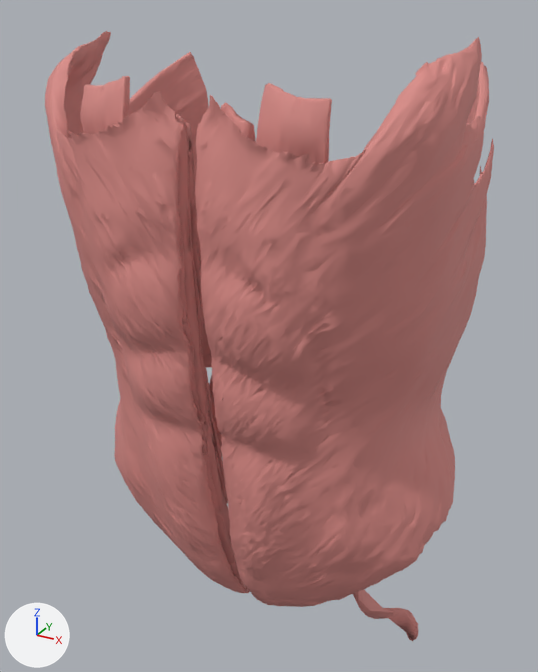
Two versions of the glTF model public/models/muscles-abdomen.lo.glb, one commit apart.
Both versions are drawn from a 50 mm lens placed at (0.233, -0.541, 1.225), pointed at (-0.006, -0.106, 1.008). The lights are fixed; the arrows at lower left show +X, +Y and +Z. The older version comes first. Mesh edges are drawn as thin lines on the coarser meshes. Where no turn or scale is listed for an object, it has been applied to the vertices.

The scene before the commit, as lines of its bpy script (objects in view):
```python
me_za_oblique_interne_d = bpy.data.meshes.new('ZA-oblique-interne-d')
me_za_oblique_interne_d.from_pydata(...)  # 3604 vertices, 7197 faces; spans x -0.061..0.061, y -0.086..0.086, z -0.184..0.184
me_za_oblique_interne_d.materials.append(mat_0_7_0_26_0_24)  # pink #da8b86
me_za_transverse_abdomen_d = bpy.data.meshes.new('ZA-transverse-abdomen-d')
me_za_transverse_abdomen_d.from_pydata(...)  # 4292 vertices, 8576 faces; spans x -0.063..0.063, y -0.082..0.082, z -0.199..0.199
me_za_transverse_abdomen_d.materials.append(mat_0_7_0_26_0_24)  # pink #da8b86
me_za_transverse_abdomen_g = bpy.data.meshes.new('ZA-transverse-abdomen-g')
me_za_transverse_abdomen_g.from_pydata(...)  # 4293 vertices, 8576 faces; spans x -0.063..0.063, y -0.082..0.082, z -0.199..0.199
me_za_transverse_abdomen_g.materials.append(mat_0_7_0_26_0_24)  # pink #da8b86
ob_za_oblique_interne_d = bpy.data.objects.new('ZA-oblique-interne-d', me_za_oblique_interne_d)
ob_za_oblique_interne_d.location = (-0.064, -0.1287, 0.9895)
ob_za_transverse_abdomen_d = bpy.data.objects.new('ZA-transverse-abdomen-d', me_za_transverse_abdomen_d)
ob_za_transverse_abdomen_d.location = (-0.067, -0.1148, 0.9961)
ob_za_transverse_abdomen_g = bpy.data.objects.new('ZA-transverse-abdomen-g', me_za_transverse_abdomen_g)
ob_za_transverse_abdomen_g.location = (0.066, -0.1148, 0.9961)
# also in view: 'FJ1452' at (-0.072, -0.128, 1.003); 'ZA-droit-abdomen-g' at (0.041, -0.176, 0.998); 'FJ1452M' at (0.072, -0.128, 1.003); 'FJ1431M' at (0.061, -0.086, 0.917); 'ZA-droit-abdomen-d' at (-0.042, -0.176, 0.998)
```
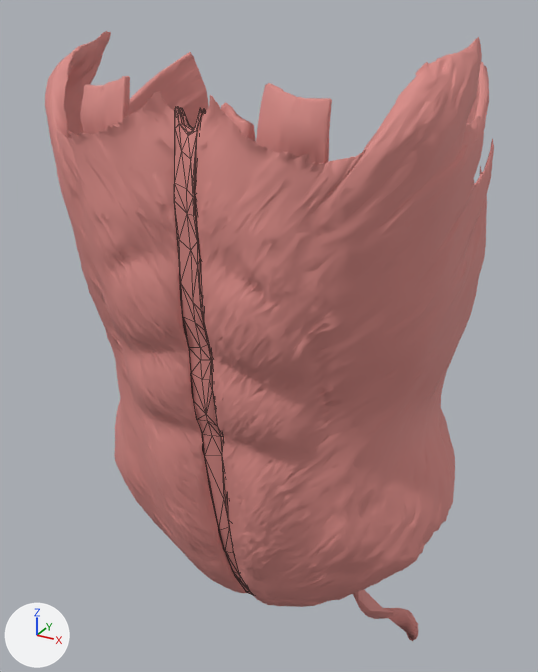
The change, as a diff of the scene's bpy script:
```diff
--- a/public/models/muscles-abdomen.lo.glb.py
+++ b/public/models/muscles-abdomen.lo.glb.py
@@ me_fj1448 @@
+me_fj1448.from_pydata(...)  # 243 vertices, 482 faces; spans x -0.008..0.008, y -0.05..0.05, z -0.195..0.195
+me_fj1448.materials.append(mat_0_7_0_26_0_24)  # pink #da8b86
@@ ob_fj1448 @@
+ob_fj1448 = bpy.data.objects.new('FJ1448', me_fj1448)
+ob_fj1448.location = (-0.0007, -0.1621, 0.9831)
```

What differs and where, as boxes (x1, y1, x2, y2) in the pictures (538 x 672 px):
'FJ1448', added: after (174, 106, 252, 595)
'ZA-oblique-interne-d', unchanged, covered by the edit: before (176, 114, 247, 590); after (180, 292, 234, 575)
